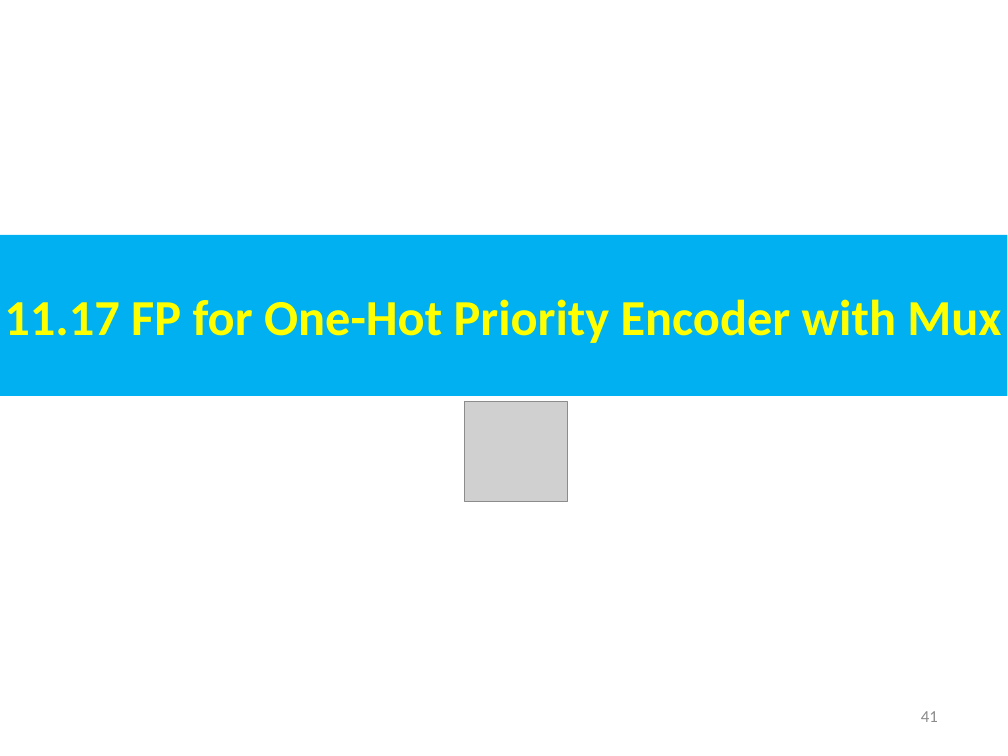
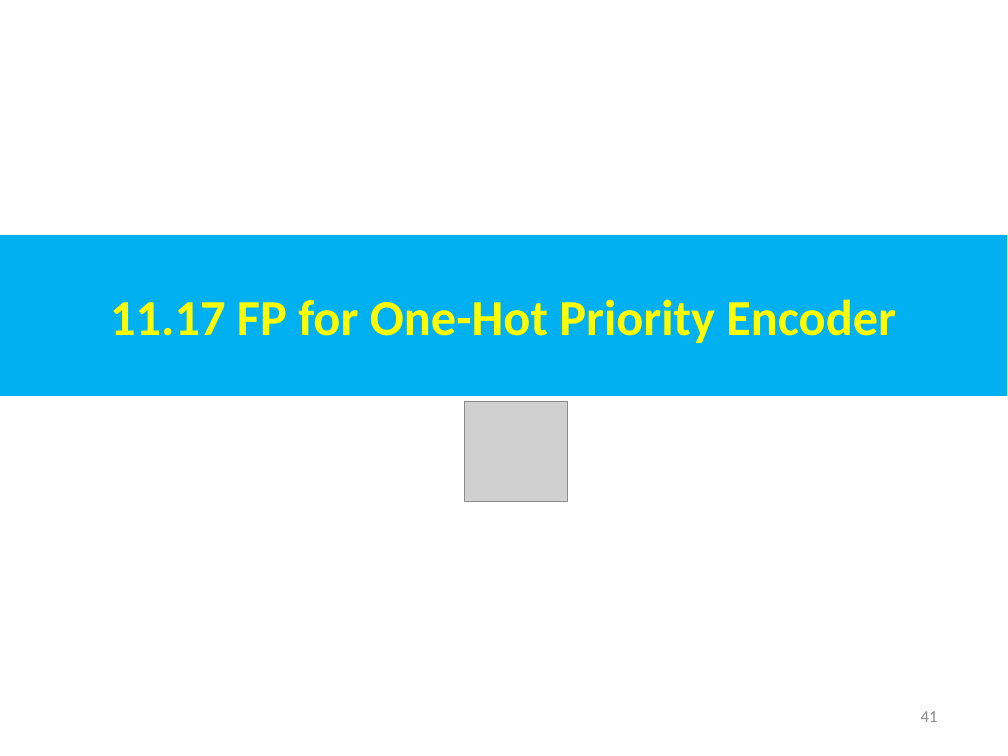
Before and after one commit to peterhchen/AIU_CS800_Chisel, a slide deck: slide 41 of 500_UCSC_HWD/011_FP_Reduce/000_Video/011.FP_Reduce.ppt. Drawn at 1008x756 pixels with LibreOffice and Linux fonts; fonts in the diff are those of the drawing; grey boxes stand for pictures. Boxes give left, top, right and bottom in pixels: in the first picture for what was removed or moved away, otherwise in the second. Text is boxed around its words. In the diff, an @@ line names an element or a change of style, - is before the commit and + after.

```diff
--- a/500_UCSC_HWD/011_FP_Reduce/000_Video/011.FP_Reduce.ppt
+++ b/500_UCSC_HWD/011_FP_Reduce/000_Video/011.FP_Reduce.ppt
@@ text in rectangle at [110,299,896,343]: text changed @@
-11.17 FP for One-Hot Priority Encoder with Mux
+11.17 FP for One-Hot Priority Encoder
```
Also in this commit, not shown: 3 other slides changed, 9 slides added.
